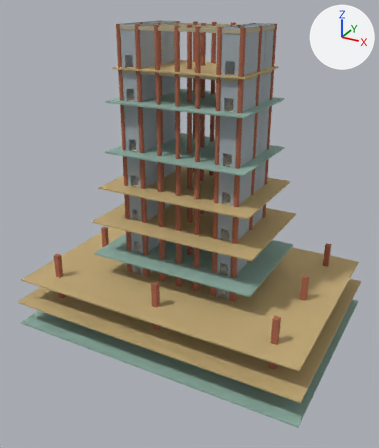
One commit to the glTF model assets/guanque-interior.glb: the scene before it, then after it.
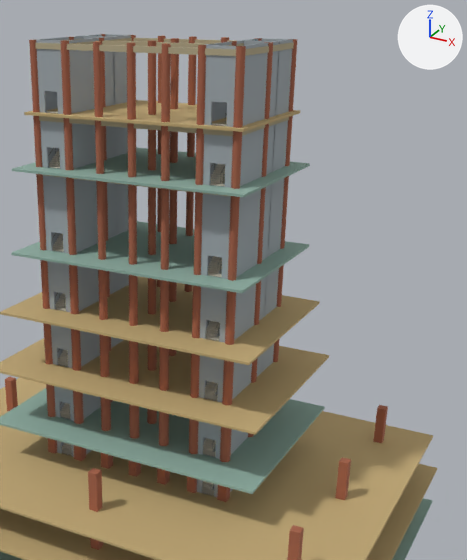
There are two pictures of each version: one whole from a 50 mm camera at (47.1, -88.3, 66.0) aimed at (0.4, -3.4, 23.6), one close up on the part from 26% to 100% of the width and 0% to 75% of the height. The axes (+X, +Y, +Z) are drawn at upper right. The lights are the same throughout. The first two pictures are the older version. Where no turn or scale is listed for an object, it has been applied to the vertices. Vertices at exactly the same position are counted once.

The first close-up shows '台基三层 / 楼板 · 推定标高', '台基二层 / 楼板 · 推定标高', '楼身一层 / 楼板 · 有标高依据', '楼身三层 / 内柱 · 布点示意', '楼身三层 / 楼板 · 推定标高', '楼身二层 / 内柱 · 布点示意', '楼身二层 / 楼板 · 推定标高', '楼身五层 / 内柱 · 布点示意', '楼身五层 / 剪力墙 · 位置尺寸示意', '楼身五层 / 楼板 · 有标高依据', '楼身六层 / 内柱 · 布点示意', '楼身六层 / 剪力墙 · 位置尺寸示意', '楼身四层 / 内柱 · 布点示意', '楼身四层 / 剪力墙 · 位置尺寸示意', '楼身四层 / 楼板 · 有标高依据' and 20 more.
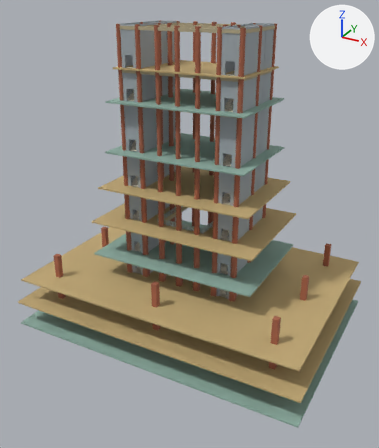
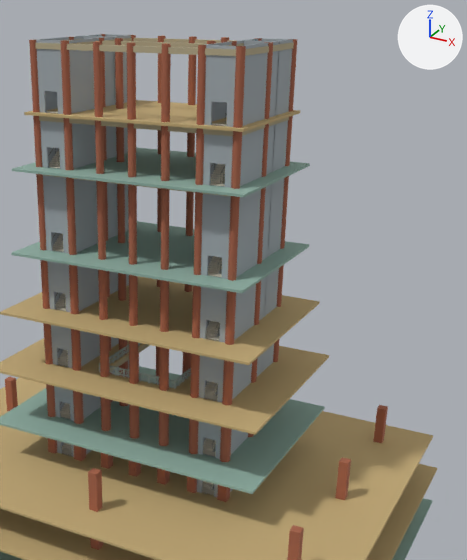
The change, as a diff of the scene's bpy script:
```diff
--- a/assets/guanque-interior.glb.py
+++ b/assets/guanque-interior.glb.py
@@ me_楼身二层___内柱___布点示意 @@
 me_楼身二层___内柱___布点示意.from_pydata(...)  # 680 vertices, 1280 faces; spans x -12.6..12.6, y -7.6..7.6, z 23.7..30.6
+# me_楼身二层___内柱___布点示意 part 1: the loose piece of 34 vertices spanning x -0.6..0.6, y -3.2..-2.0, z 23.7..30.6 is moved by (-5.6, 2.6, 0.0)
+# me_楼身二层___内柱___布点示意 part 2: the loose piece of 34 vertices spanning x -0.6..0.6, y 2.0..3.2, z 23.7..30.6 is moved by (5.6, -2.6, 0.0)
 me_楼身二层___内柱___布点示意.materials.append(mat_内柱___布点示意)
@@ me_楼身二层___楼板___推定标高 @@
-me_楼身二层___楼板___推定标高.from_pydata(...)  # 72 vertices, 156 faces; spans x -17.5..17.5, y -12.0..12.0, z 23.4..23.7
+me_楼身二层___楼板___推定标高.from_pydata(...)  # 128 vertices, 272 faces; spans x -17.5..17.5, y -12.0..12.0, z 23.4..23.7
+# me_楼身二层___楼板___推定标高 part 3: 56 vertices added at x -17.5..17.5, y -12.0..12.0, z 23.4..23.7
 me_楼身二层___楼板___推定标高.materials.append(mat_楼板___推定标高)
@@ me_楼身三层___内柱___布点示意 @@
 me_楼身三层___内柱___布点示意.from_pydata(...)  # 680 vertices, 1280 faces; spans x -12.5..12.5, y -7.5..7.5, z 30.9..37.8
+# me_楼身三层___内柱___布点示意 part 4: the loose piece of 34 vertices spanning x -0.5..0.5, y -3.1..-2.1, z 30.9..37.8 is moved by (-5.6, 2.6, 0.0)
+# me_楼身三层___内柱___布点示意 part 5: the loose piece of 34 vertices spanning x -0.5..0.5, y 2.1..3.1, z 30.9..37.8 is moved by (5.6, -2.6, 0.0)
 me_楼身三层___内柱___布点示意.materials.append(mat_内柱___布点示意)
@@ me_楼身四层___内柱___布点示意 @@
 me_楼身四层___内柱___布点示意.from_pydata(...)  # 680 vertices, 1280 faces; spans x -12.4..12.4, y -7.4..7.4, z 38.1..47.5
+# me_楼身四层___内柱___布点示意 part 6: the loose piece of 34 vertices spanning x -0.4..0.4, y -3.0..-2.2, z 38.1..47.5 is moved by (-5.6, 2.6, 0.0)
+# me_楼身四层___内柱___布点示意 part 7: the loose piece of 34 vertices spanning x -0.4..0.4, y 2.2..3.0, z 38.1..47.5 is moved by (5.6, -2.6, 0.0)
 me_楼身四层___内柱___布点示意.materials.append(mat_内柱___布点示意)
@@ me_楼身五层___内柱___布点示意 @@
 me_楼身五层___内柱___布点示意.from_pydata(...)  # 680 vertices, 1280 faces; spans x -12.4..12.4, y -7.4..7.4, z 47.7..53.4
+# me_楼身五层___内柱___布点示意 part 8: the loose piece of 34 vertices spanning x -0.4..0.4, y -3.0..-2.2, z 47.7..53.4 is moved by (-5.6, 2.6, 0.0)
+# me_楼身五层___内柱___布点示意 part 9: the loose piece of 34 vertices spanning x -0.4..0.4, y 2.2..3.0, z 47.7..53.4 is moved by (5.6, -2.6, 0.0)
 me_楼身五层___内柱___布点示意.materials.append(mat_内柱___布点示意)
@@ me_楼身六层___内柱___布点示意 @@
 me_楼身六层___内柱___布点示意.from_pydata(...)  # 680 vertices, 1280 faces; spans x -12.4..12.4, y -7.4..7.4, z 53.7..61.1
+# me_楼身六层___内柱___布点示意 part 10: the loose piece of 34 vertices spanning x -0.4..0.4, y -3.0..-2.2, z 53.7..61.1 is moved by (-5.6, 2.6, 0.0)
+# me_楼身六层___内柱___布点示意 part 11: the loose piece of 34 vertices spanning x -0.4..0.4, y 2.2..3.0, z 53.7..61.1 is moved by (5.6, -2.6, 0.0)
 me_楼身六层___内柱___布点示意.materials.append(mat_内柱___布点示意)
@@ ob_楼身二层___大厅回廊栏杆___实景参考与尺寸推定 @@
+ob_楼身二层___大厅回廊栏杆___实景参考与尺寸推定 = bpy.data.objects.new('楼身二层 / 大厅回廊栏杆 · 实景参考与尺寸推定', me_楼身二层___大厅回廊栏杆___实景参考与尺寸推定)  # 3424 vertices, 5136 faces; spans x -5.16..5.16, y -6.47..6.47, z 23.71..24.8; in mat_大厅回廊栏杆___实景参考与尺寸推定 (grey #a3b5b1)
+ob_楼身二层___大厅回廊栏杆___实景参考与尺寸推定.location = (0.0, 0.0, 0.0)
```

Pixel boxes [x1, y1, x2, y2] of what changed, in the close-ups (467 x 560 px; the box of a moved part takes in the faces that stretch with it):
'楼身二层 / 大厅回廊栏杆 · 实景参考与尺寸推定', added: after [99, 343, 191, 389]
part 1 of me_楼身二层___内柱___布点示意, moved or reshaped: before [147, 344, 157, 371]; after [119, 339, 128, 355]
part 2 of me_楼身二层___内柱___布点示意, moved or reshaped (not visible afterwards): before [169, 349, 176, 356]
part 3 of me_楼身二层___楼板___推定标高, added (brown): after [16, 338, 316, 416]
part 4 of me_楼身三层___内柱___布点示意, moved or reshaped: before [148, 278, 156, 314]; after [118, 273, 126, 301]
part 5 of me_楼身三层___内柱___布点示意, moved or reshaped (not visible afterwards): before [169, 281, 177, 302]
part 6 of me_楼身四层___内柱___布点示意, moved or reshaped: before [148, 187, 156, 255]; after [117, 184, 125, 243]
part 7 of me_楼身四层___内柱___布点示意, moved or reshaped (not visible afterwards): before [169, 190, 177, 244]
part 8 of me_楼身五层___内柱___布点示意, moved or reshaped: before [148, 129, 156, 170]; after [116, 127, 124, 162]
part 9 of me_楼身五层___内柱___布点示意, moved or reshaped (not visible afterwards): before [170, 131, 178, 163]
part 10 of me_楼身六层___内柱___布点示意, moved or reshaped: before [148, 40, 156, 115]; after [115, 38, 124, 109]
part 11 of me_楼身六层___内柱___布点示意, moved or reshaped: before [170, 38, 179, 109]; after [207, 41, 216, 44]
